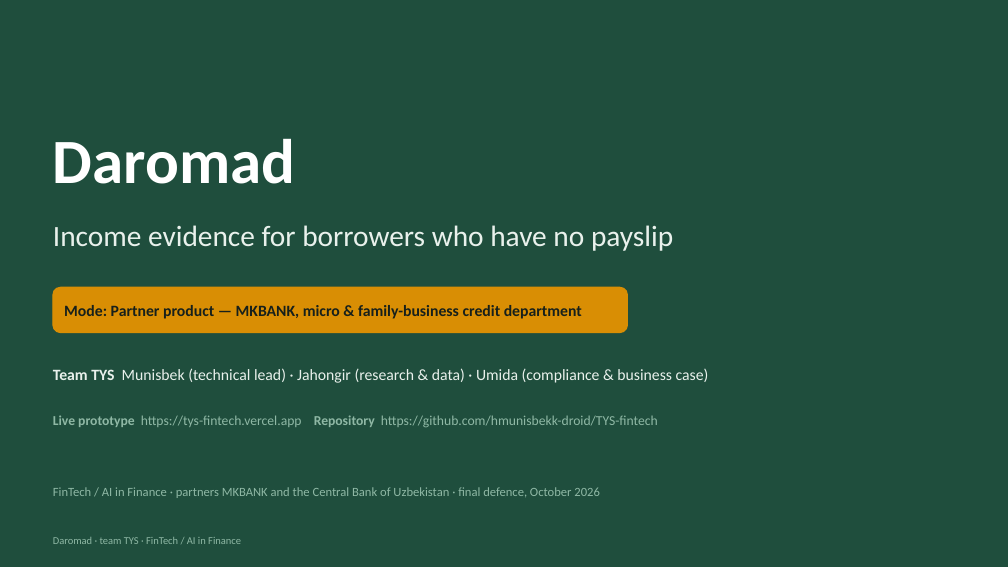
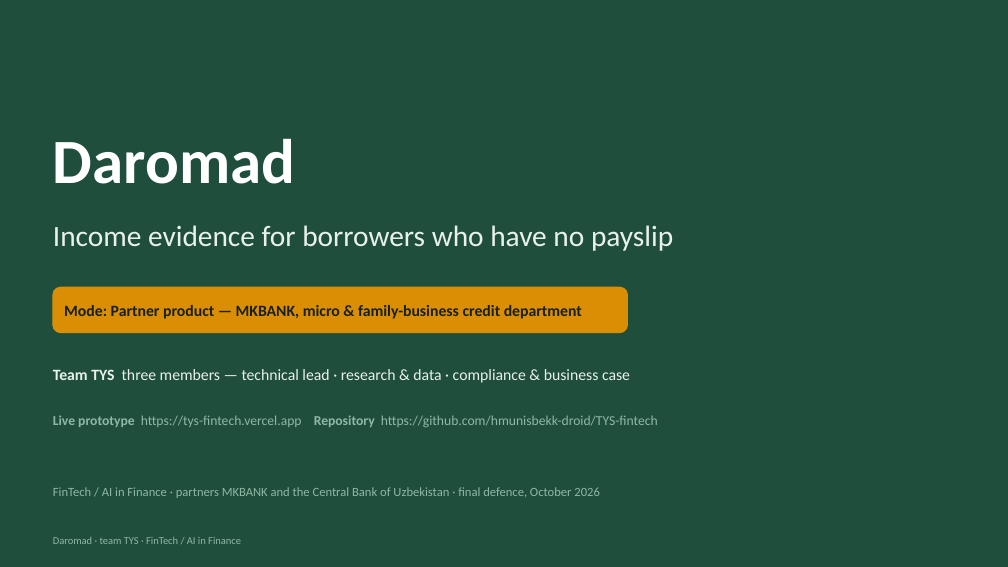
Before and after one commit to hmunisbekk-droid/TYS-fintech, a slide deck: slide 1 of deck/Daromad_TYS_deck.pptx. Drawn at 1008x567 pixels with LibreOffice and Linux fonts; fonts in the diff are those of the drawing. Boxes give left, top, right and bottom in pixels: in the first picture for what was removed or moved away, otherwise in the second. Text is boxed around its words. In the diff, an @@ line names an element or a change of style, - is before the commit and + after.

```diff
--- a/deck/Daromad_TYS_deck.pptx
+++ b/deck/Daromad_TYS_deck.pptx
@@ text at [53,369,630,383]: text changed @@
-Team TYS Munisbek (technical lead) · Jahongir (research & data) · Umida (compliance & business case)
+Team TYS three members — technical lead · research & data · compliance & business case
```
Also in this commit, not shown: 1 other slide changed, 6 other files.
